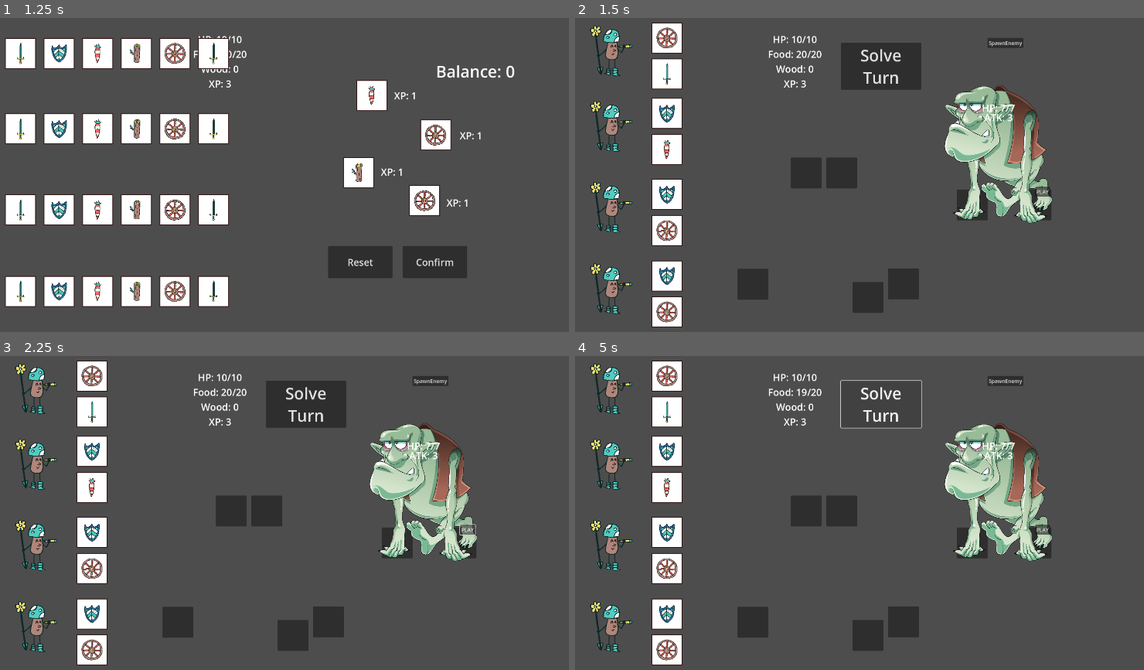
Above: before the commit, frames 1-4 (two rows, left to right).
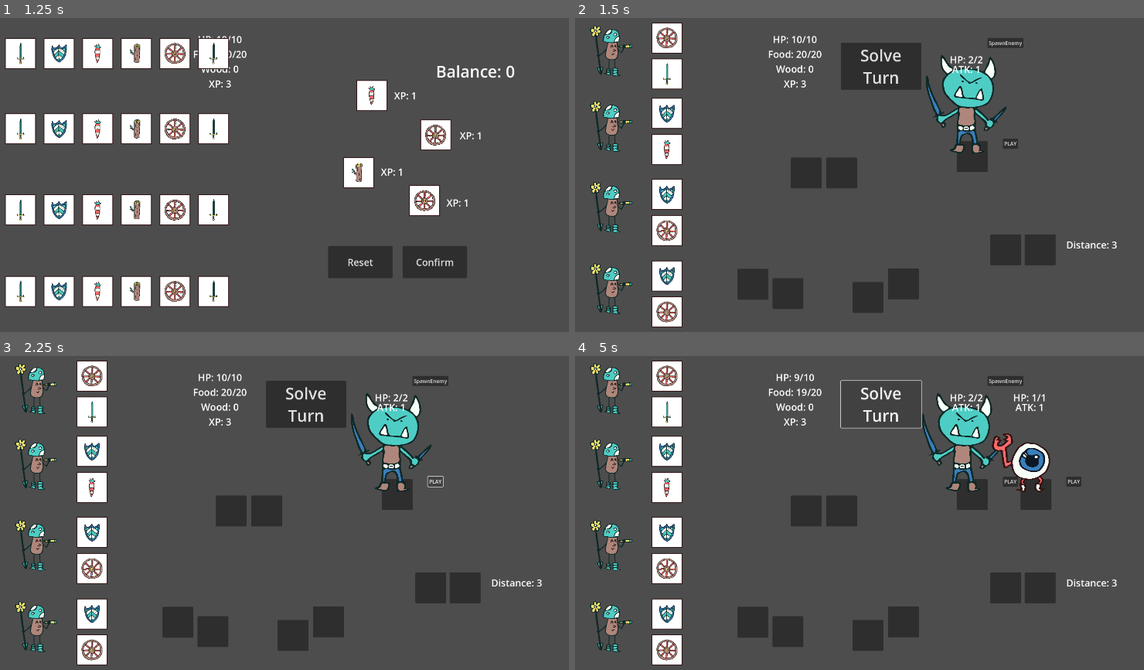
Above: after the commit, the same moments.

Repository: Sugo98/godot-77
Game: Godot game, scene res://game_logic/game_manager.tscn
The game is run twice, just before and just after one commit, with the same random seed, the same clock (stepped at 60 frames per second) and the same inputs.
Inputs:
- Up to frame 1 (1.25 s): click "START GAME" at 0.5 s
- Up to frame 2 (1.5 s): click "Confirm" at 1.25 s
- Up to frame 3 (2.25 s): click "PLAY" at 2 s
- Up to frame 4 (5 s): click "PLAY" at 2.75 s; click "SpawnEnemy" at 3.5 s; click "Solve Turn" at 4.25 s

Frame 1 is identical in both runs. In frame 2, 8.4% of the frame differs, in the area x 34-96%, y 11-93%; in frame 3, 8.4%; in frame 4, 9.0%, in the area x 34-96%, y 5-93%.

Commit message:
Fix post rebase

Diff:
--- a/resources/levels/plain.tres
+++ /dev/null
@@ -1,31 +0,0 @@
-[gd_resource type="Resource" script_class="LevelData" load_steps=7 format=3 uid="uid://g46vae27pvqv"]
-
-[ext_resource type="Script" path="res://resources/levels/level_data.gd" id="1_7m182"]
-[ext_resource type="Script" path="res://resources/enemies/enemies_data.gd" id="1_kis5l"]
-[ext_resource type="Resource" path="res://resources/enemies/orchetto.tres" id="2_v1352"]
-[ext_resource type="Resource" uid="uid://delt0qchgjv4n" path="res://resources/enemies/wolf.tres" id="3_avcmi"]
-[ext_resource type="Resource" uid="uid://dncssya7ud4yx" path="res://resources/enemies/troll.tres" id="4_xbqib"]
-[ext_resource type="AudioStream" uid="uid://boppptxo32qo2" path="res://assets/music/Town_-_Enchanted_Village.ogg" id="6_nx76g"]
-
-[resource]
-script = ExtResource("1_7m182")
-name = ""
-description = ""
-length_of_the_road = 1
-boss_level = true
-enemy = Array[ExtResource("1_kis5l")]([ExtResource("2_v1352"), ExtResource("3_avcmi")])
-enemy_probability = Array[int]([5, 5])
-initial_enemy = Array[ExtResource("1_kis5l")]([ExtResource("4_xbqib")])
-base_danger = 10
-random_danger = 0
-danger_threshold = 20
-danger_shrink = 1
-road_slots = 2
-food_slots = 2
-wood_slots = 1
-mod_wood = 3
-mod_food = 1
-road_obstacle = 0
-broken_bridge = false
-dragon_level = false
-soundtrack = ExtResource("6_nx76g")
Not shown: 1 places in resources/journey/journey_1.tres that only renumber resources
